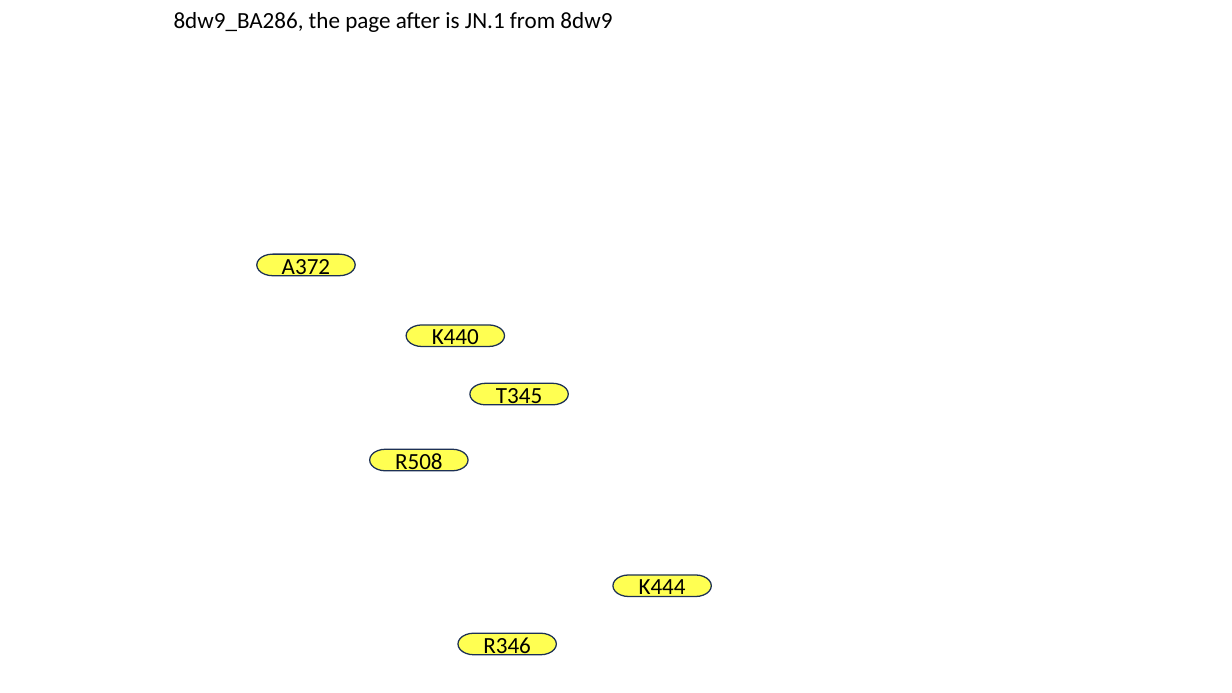
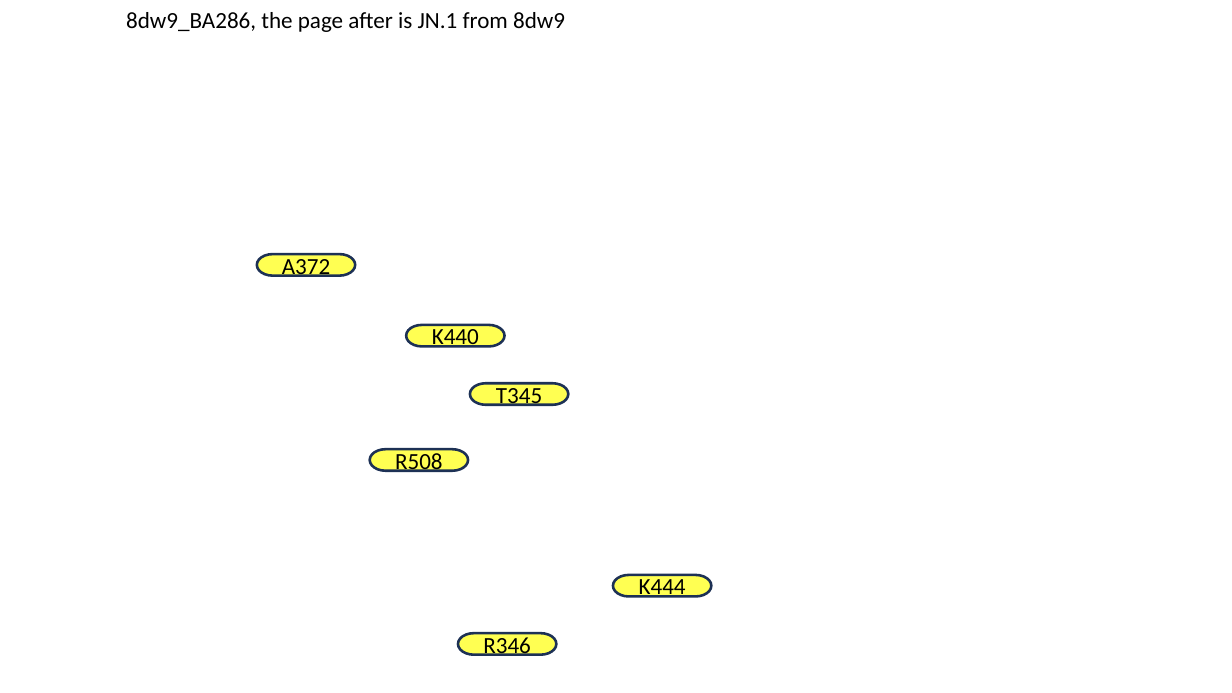
Before and after one commit to colbyford/SARS-CoV-2_BA.2.86_Spike-RBD_Predictions, a slide deck: slide 1 of HADDOCK_Results/figures/updated_figures_jan18.pptx. Drawn at 1232x693 pixels with LibreOffice and Linux fonts; fonts in the diff are those of the drawing; background and template pictures are left out. Boxes give left, top, right and bottom in pixels: in the first picture for what was removed or moved away, otherwise in the second. Text is boxed around its words. In the diff, an @@ line names an element or a change of style, - is before the commit and + after.

```diff
--- a/HADDOCK_Results/figures/updated_figures_jan18.pptx
+++ b/HADDOCK_Results/figures/updated_figures_jan18.pptx
@@ text "8dw9_BA286, the page after is ...": place and size @@
-text "8dw9_BA286, the page after is ..." at (174, 12, 612, 32)
+text "8dw9_BA286, the page after is ..." at (126, 12, 565, 32)
@@ outline #1E3256 1 pt to #1D3155 2 pt in 6 elements at (257, 254, 355, 275), (370, 449, 468, 470), (470, 384, 568, 405), (407, 325, 505, 347), (458, 633, 556, 654), (613, 575, 711, 596) @@
```
Also in this commit, not shown: 3 other slides changed.
